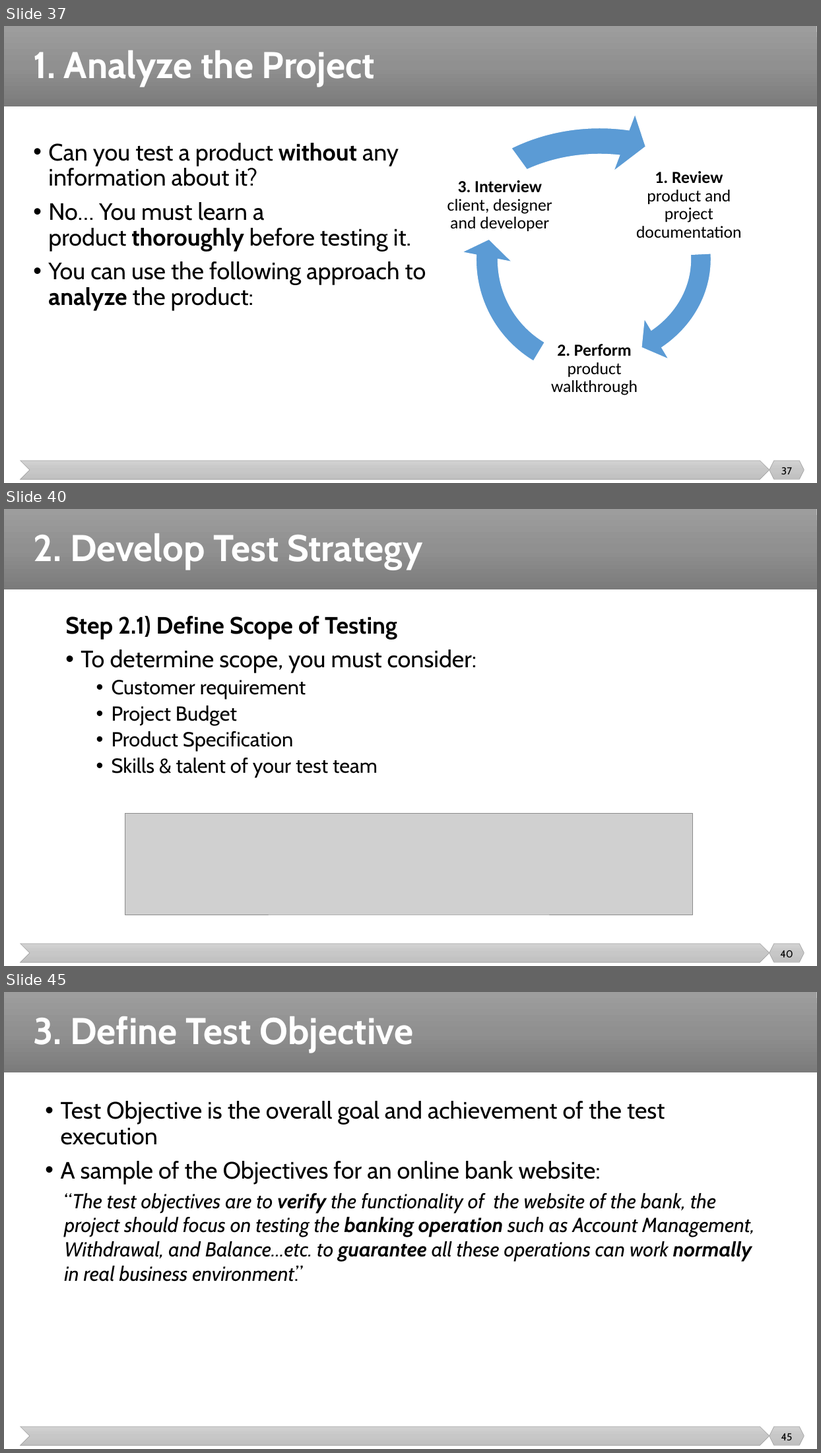
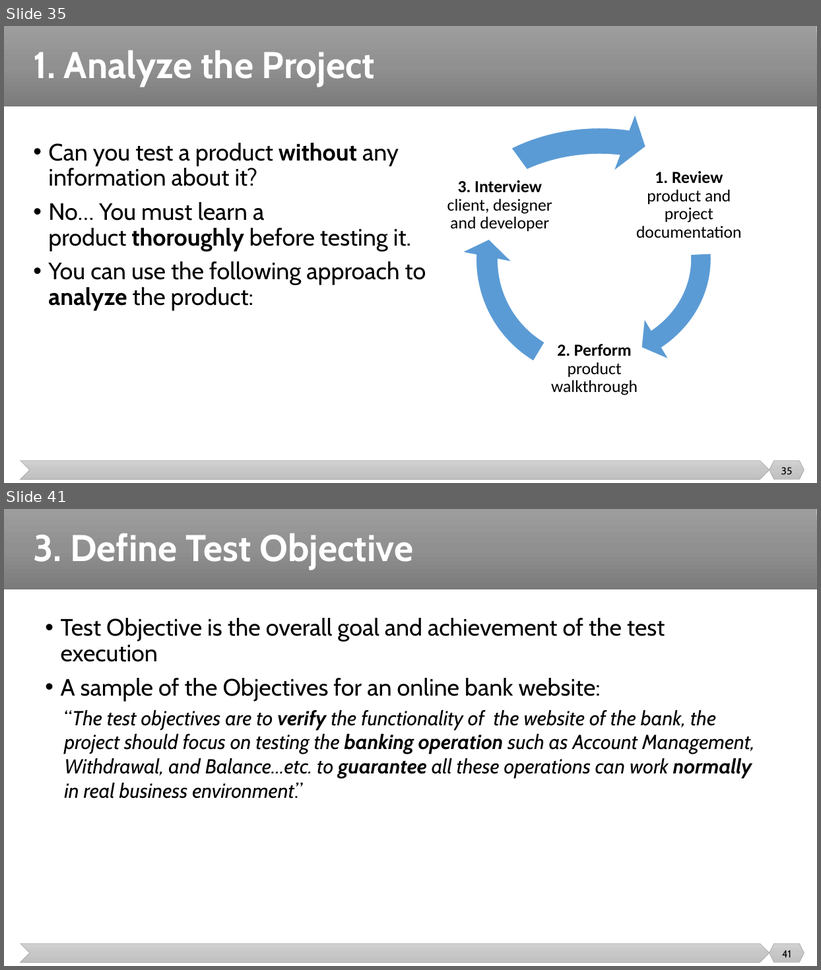
Before and after one commit to malenezi/malenezi, a slide deck: SE401/Lectures/5-Test Management/Test Management.pptx. Shown one above the other, each under a label of ours: slides 37, 40 and 45 before the commit, slides 35 and 41 after it; the slides between them are not shown. The pictures are 821x1453 and 821x970 pixels, drawn with LibreOffice and Linux fonts; fonts in the diff are those of the drawing; grey boxes stand for pictures. Boxes give left, top, right and bottom in pixels: in the first picture for what was removed or moved away, otherwise in the second. Text is boxed around its words. In the diff, an @@ line names an element or a change of style, - is before the commit and + after.

```diff
--- a/SE401/Lectures/5-Test Management/Test Management.pptx
+++ b/SE401/Lectures/5-Test Management/Test Management.pptx
@@ slide 40 removed at (x1=4, y1=509, x2=817, y2=966), background #FFFFFF; not listed: 3 template elements that a slide beside it also shows @@
@@ title removed at (x1=33, y1=533, x2=422, y2=570) @@
-2. Develop Test Strategy
@@ text removed at (x1=65, y1=616, x2=477, y2=778) @@
-Step 2.1) Define Scope of Testing
-• To determine scope, you must consider:
-  • Customer requirement
-  • Project Budget
-  • Product Specification
-  • Skills & talent of your test team
@@ picture removed at (x1=125, y1=814, x2=692, y2=916) @@
@@ page number removed at (x1=780, y1=951, x2=793, y2=958) @@
-40
@@ what was slide 37 is now slide 35 @@
@@ page number at (x1=781, y1=468, x2=793, y2=475): text changed @@
-37
+35
@@ what was slide 45 is now slide 41 @@
@@ page number at (x1=782, y1=951, x2=791, y2=958): text changed @@
-45
+41
```
Also in this commit, not shown: 6 slides changed, 3 other slides removed.
